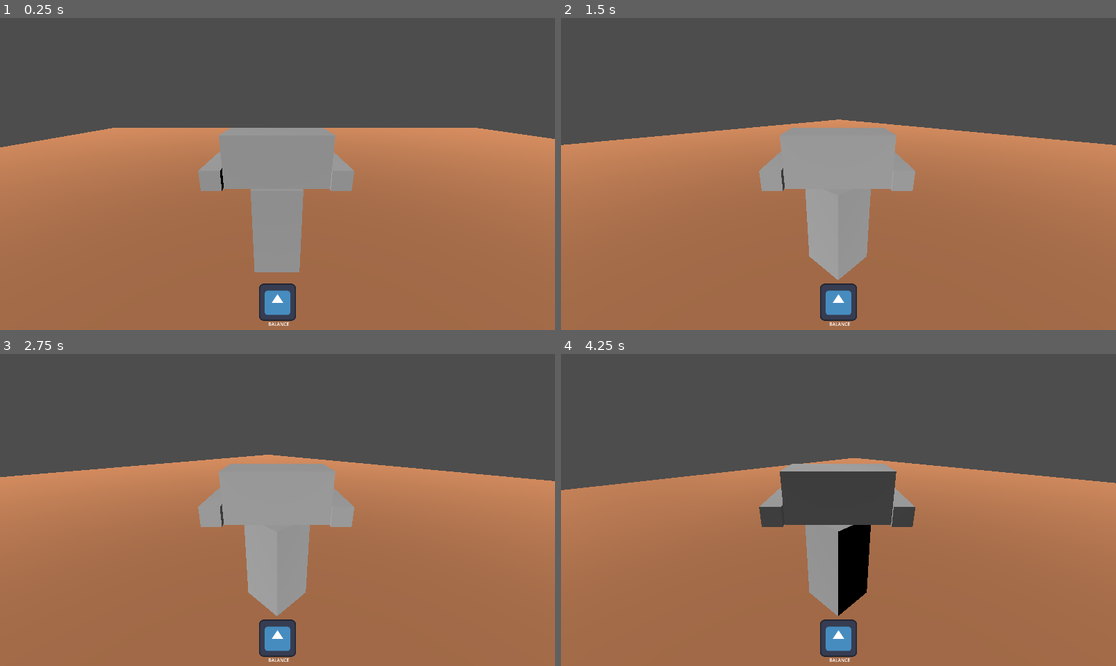
Above: before the commit, frames 1-4 (two rows, left to right).
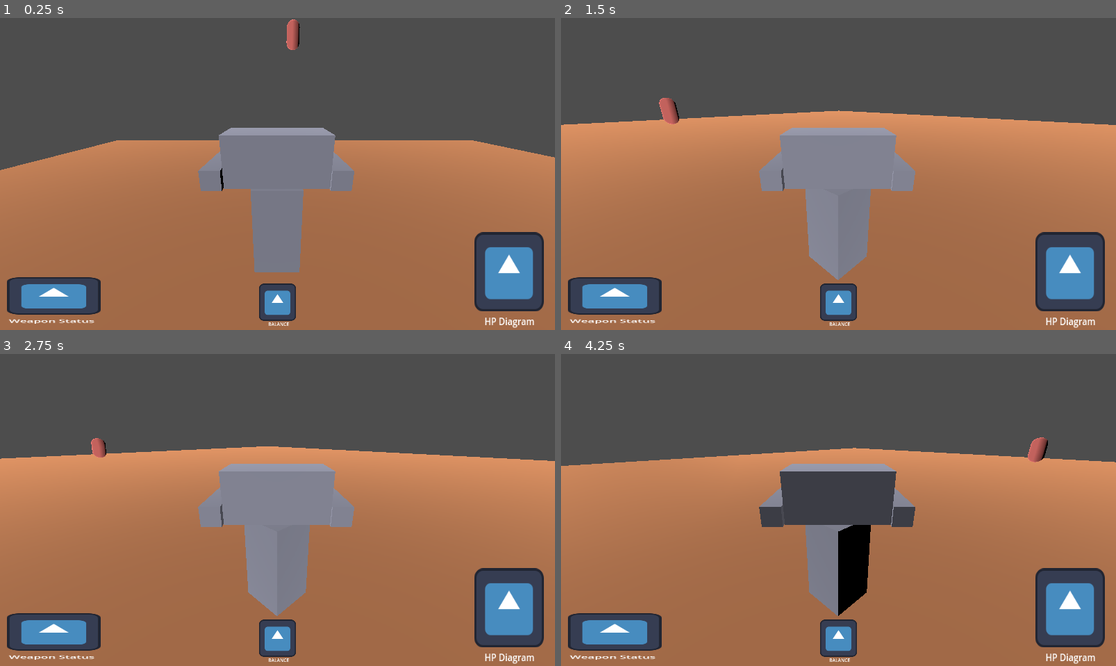
Above: after the commit, the same moments.

Repository: MatthewFyfe/MechOverFeels
Game: Godot game, scene res://Scenes/Debug_Test_Scene.tscn
The game is run twice, just before and just after one commit, with the same random seed, the same clock (stepped at 60 frames per second) and the same inputs. The engine's default icon, where the game draws it, is replaced by a stand-in: a white triangle on a blue panel in a dark square.
Inputs:
- Up to frame 1 (0.25 s): no input
- Up to frame 2 (1.5 s): hold Keypad 0 (fire_right) 0.53-1.28 s; hold Q (aim_left) 0.53-1.28 s; hold S (move_backward) from 1.28 s (still down); tap E (aim_right) at 1.35 s
- Up to frame 3 (2.75 s): release S (move_backward) at 2.03 s; hold Keypad 0 (fire_right) from 2.03 s (still down); hold Q (aim_left) from 2.03 s (still down)
- Up to frame 4 (4.25 s): tap Enter at 2.75 s; release Keypad 0 (fire_right) at 2.78 s; release Q (aim_left) at 2.78 s; hold W (move_forward) 2.78-3.53 s; tap E (aim_right) at 2.85 s; hold Space (fire_left) from 3.53 s (still down); hold Q (aim_left) from 3.53 s (still down)

The runs differ from the first frame. In frame 1, 11% of the frame differs, in the area x 0-100%, y 0-100%; in frame 2, 13%, in the area x 0-100%, y 25-100%; in frame 3, 13%; in frame 4, 12%.
Error in both runs: Invalid access of index '1' on a base object of type: 'PackedStringArray'. (res://Scenes/TTS_Test.gd:8)

Commit message:
tinker with enemies

Diff:
--- /dev/null
+++ b/mech-over-feels/Materials/enemy_material.tres
@@ -0,0 +1,4 @@
+[gd_resource type="StandardMaterial3D" format=3 uid="uid://dmflj5avbmagq"]
+
+[resource]
+albedo_color = Color(0.75569046, 0.36719337, 0.34542668, 1)
--- /dev/null
+++ b/mech-over-feels/Materials/mech_material.tres
@@ -0,0 +1,4 @@
+[gd_resource type="StandardMaterial3D" format=3 uid="uid://b8eaa8ifn847f"]
+
+[resource]
+albedo_color = Color(0.4918999, 0.49773747, 0.55857366, 1)
--- a/mech-over-feels/MechController.gd
+++ b/mech-over-feels/MechController.gd
@@ -26,6 +26,10 @@
 	_handle_torso_rotation(delta)
 	_handle_weapons(delta)
 
+func _apply_gravity(delta: float) -> void:
+	if not is_on_floor():
+		velocity.y -= 9.8
+
 func _handle_movement(delta: float) -> void:
 	var forward := Input.get_action_strength("move_forward") - Input.get_action_strength("move_backward")
 	var turn := Input.get_action_strength("turn_right") - Input.get_action_strength("turn_left")
@@ -36,6 +40,7 @@
 	# Move in body's forward direction
 	var forward_dir := -_body.global_transform.basis.x
 	velocity = forward_dir * (forward * move_speed)
+	_apply_gravity(delta)
 	move_and_slide()
 
 func _handle_torso_rotation(delta: float) -> void:
--- a/mech-over-feels/Scenes/Debug_Test_Scene.tscn
+++ b/mech-over-feels/Scenes/Debug_Test_Scene.tscn
@@ -1,9 +1,13 @@
-[gd_scene load_steps=6 format=3 uid="uid://cnrujoeaxghfr"]
+[gd_scene load_steps=8 format=3 uid="uid://cnrujoeaxghfr"]
 
 [ext_resource type="Script" uid="uid://bpy635b15qgt8" path="res://Scenes/TTS_Test.gd" id="1_aviqd"]
 [ext_resource type="Material" uid="uid://fj2uap88ifag" path="res://Materials/test_ground_material.tres" id="1_lp07w"]
 [ext_resource type="PackedScene" uid="uid://2uofqysof0ec" path="res://Scenes/MechCharacter.tscn" id="2_vc1rf"]
 [ext_resource type="PackedScene" uid="uid://v0joiov0itsu" path="res://Scenes/hud_ui.tscn" id="3_aky2o"]
+[ext_resource type="PackedScene" uid="uid://c3acmb77q5864" path="res://Scenes/enemy.tscn" id="5_ei7bx"]
+
+[sub_resource type="BoxShape3D" id="BoxShape3D_ei7bx"]
+size = Vector3(50, 1, 50)
 
 [sub_resource type="BoxMesh" id="BoxMesh_m653a"]
 size = Vector3(50, 1, 50)
@@ -15,14 +19,24 @@
 transform = Transform3D(1, 0, 0, 0, 1, 0, 0, 0, 1, 0, 13.112417, 0)
 light_angular_distance = 79.79
 
-[node name="Ground" type="MeshInstance3D" parent="."]
-transform = Transform3D(1, 0, 0, 0, 1, 0, 0, 0, 1, 0, -1, 0)
-material_override = ExtResource("1_lp07w")
-mesh = SubResource("BoxMesh_m653a")
-
 [node name="MechRoot" parent="." instance=ExtResource("2_vc1rf")]
-transform = Transform3D(1, 0, 0, 0, 1, 0, 0, 0, 1, 1.3872318, 2.1479416, 2.593813)
+transform = Transform3D(1, 0, 0, 0, 1, 0, 0, 0, 1, 1.3872318, 6.320811, 2.593813)
 
 [node name="CanvasLayer" type="CanvasLayer" parent="."]
 
 [node name="HUD_UI" parent="CanvasLayer" instance=ExtResource("3_aky2o")]
+
+[node name="Enemy" parent="." instance=ExtResource("5_ei7bx")]
+transform = Transform3D(1, 0, 0, 0, 1, 0, 0, 0, 1, -15.111565, 9.820931, 1.345459)
+
+[node name="Ground" type="StaticBody3D" parent="."]
+
+[node name="CollisionShape3D" type="CollisionShape3D" parent="Ground"]
+transform = Transform3D(1, 0, 0, 0, 1, 0, 0, 0, 1, 0, -1, 0)
+shape = SubResource("BoxShape3D_ei7bx")
+
+[node name="GroundMesh" type="MeshInstance3D" parent="Ground"]
+transform = Transform3D(1, 0, 0, 0, 1, 0, 0, 0, 1, 0, -1, 0)
+material_override = ExtResource("1_lp07w")
+mesh = SubResource("BoxMesh_m653a")
+skeleton = NodePath("../..")
--- a/mech-over-feels/Scenes/MechCharacter.tscn
+++ b/mech-over-feels/Scenes/MechCharacter.tscn
@@ -1,6 +1,9 @@
-[gd_scene load_steps=6 format=3 uid="uid://2uofqysof0ec"]
+[gd_scene load_steps=7 format=3 uid="uid://2uofqysof0ec"]
 
 [ext_resource type="Script" uid="uid://bm20ngvwcl77v" path="res://MechController.gd" id="1_ktbq0"]
+[ext_resource type="Material" uid="uid://b8eaa8ifn847f" path="res://Materials/mech_material.tres" id="2_nbti4"]
+
+[sub_resource type="CapsuleShape3D" id="CapsuleShape3D_ktbq0"]
 
 [sub_resource type="BoxMesh" id="BoxMesh_ktbq0"]
 size = Vector3(0.5, 1, 0.5)
@@ -11,37 +14,41 @@
 [sub_resource type="BoxMesh" id="BoxMesh_5dqdn"]
 size = Vector3(1, 0.2, 0.2)
 
-[sub_resource type="CapsuleShape3D" id="CapsuleShape3D_ktbq0"]
-
 [node name="MechRoot" type="CharacterBody3D"]
+collision_layer = 2
+collision_mask = 3
 script = ExtResource("1_ktbq0")
 body_path = NodePath("MechLowerBody")
 torso_path = NodePath("MechLowerBody/MechTorso")
+
+[node name="CollisionShape3D" type="CollisionShape3D" parent="."]
+shape = SubResource("CapsuleShape3D_ktbq0")
 
 [node name="MechLowerBody" type="Node3D" parent="."]
 
 [node name="MechLowerBodyMesh" type="MeshInstance3D" parent="MechLowerBody"]
 transform = Transform3D(1, 0, 0, 0, 1, 0, 0, 0, 1, 0, -0.30932963, 0)
+material_override = ExtResource("2_nbti4")
 mesh = SubResource("BoxMesh_ktbq0")
 
 [node name="MechTorso" type="Node3D" parent="MechLowerBody"]
 
 [node name="MechTorsoMesh" type="MeshInstance3D" parent="MechLowerBody/MechTorso"]
 transform = Transform3D(1, 0, 0, 0, 1, 0, 0, 0, 1, 0, 0.46299362, 0)
+material_override = ExtResource("2_nbti4")
 mesh = SubResource("BoxMesh_nbti4")
 
 [node name="MechArms" type="Node3D" parent="MechLowerBody/MechTorso"]
 
 [node name="MechArmLMesh" type="MeshInstance3D" parent="MechLowerBody/MechTorso/MechArms"]
 transform = Transform3D(1, 0, 0, 0, 1, 0, 0, 0, 1, -0.25746268, 0.28641975, 0.62340033)
+material_override = ExtResource("2_nbti4")
 mesh = SubResource("BoxMesh_5dqdn")
 
 [node name="MechArmRMesh" type="MeshInstance3D" parent="MechLowerBody/MechTorso/MechArms"]
 transform = Transform3D(1, 0, 0, 0, 1, 0, 0, 0, 1, -0.25746268, 0.28641975, -0.60923195)
+material_override = ExtResource("2_nbti4")
 mesh = SubResource("BoxMesh_5dqdn")
 
 [node name="Camera3D" type="Camera3D" parent="MechLowerBody/MechTorso"]
 transform = Transform3D(0.0020816918, -0.34346303, 0.9391639, 0.0007612967, 0.93916625, 0.34346217, -0.99999756, 5.82078e-11, 0.0022165317, 2, 1, 0)
-
-[node name="CollisionShape3D" type="CollisionShape3D" parent="."]
-shape = SubResource("CapsuleShape3D_ktbq0")
--- a/mech-over-feels/Scenes/TTS_Test.gd
+++ b/mech-over-feels/Scenes/TTS_Test.gd
@@ -6,8 +6,6 @@
 	# Pick a voice. Here, we arbitrarily pick the first English voice.
 	var voices = DisplayServer.tts_get_voices_for_language("en")
 	var voice_id = voices[1]
-
-	DisplayServer.tts_speak("Hello, world!", voice_id)
 
 	DisplayServer.tts_speak("Reactor, online.", voice_id)
 	DisplayServer.tts_speak("Sensors, online.", voice_id)
--- /dev/null
+++ b/mech-over-feels/Scenes/enemy.gd
@@ -0,0 +1,47 @@
+extends RigidBody3D
+
+@export var move_speed: float = 2.5
+
+enum enemyState {IDLE, PATROL, ATTACK}
+var currentState = enemyState.PATROL
+var goalLocation:Vector3 = position
+var distanceThreshold = 1
+
+
+# Called when the node enters the scene tree for the first time.
+func _ready() -> void:
+	pass # Replace with function body.
+
+
+# Called every frame. 'delta' is the elapsed time since the previous frame.
+func _process(delta: float) -> void:
+	match currentState:
+		enemyState.IDLE:
+			goalLocation = position
+		enemyState.PATROL:
+			#move randomly to nearby place, or select a new target if we are there
+			if(_at_destination()):
+				_select_new_goal()
+			else:
+				_move_towards_goal()
+		enemyState.ATTACK:
+			#move towards player and shoot at them
+				_attack_player()
+
+func _at_destination() -> bool:
+	var distance:Vector3 = position - goalLocation
+	if(abs(distance.x) < distanceThreshold and abs(distance.z) < distanceThreshold):
+		return true
+	return false
+
+func _move_towards_goal() -> void:
+	var direction = (position + goalLocation).normalized()
+	apply_central_force(direction * move_speed)
+
+func _select_new_goal() -> void:
+	var randX = randi_range(-5, 5)
+	var randZ = randi_range(-5, 5)
+	goalLocation = Vector3(position.x + randX, position.y, position.z + randZ);
+
+func _attack_player() -> void:
+	pass
--- /dev/null
+++ b/mech-over-feels/Scenes/enemy.tscn
@@ -0,0 +1,18 @@
+[gd_scene load_steps=5 format=3 uid="uid://c3acmb77q5864"]
+
+[ext_resource type="Script" uid="uid://cfm3qwklsp6wu" path="res://Scenes/enemy.gd" id="1_1f0kj"]
+[ext_resource type="Material" uid="uid://dmflj5avbmagq" path="res://Materials/enemy_material.tres" id="1_hghv2"]
+
+[sub_resource type="CapsuleShape3D" id="CapsuleShape3D_afpow"]
+
+[sub_resource type="CapsuleMesh" id="CapsuleMesh_1f0kj"]
+
+[node name="Enemy" type="RigidBody3D"]
+script = ExtResource("1_1f0kj")
+
+[node name="CollisionShape3D" type="CollisionShape3D" parent="."]
+shape = SubResource("CapsuleShape3D_afpow")
+
+[node name="MeshInstance3D" type="MeshInstance3D" parent="."]
+material_override = ExtResource("1_hghv2")
+mesh = SubResource("CapsuleMesh_1f0kj")
--- a/mech-over-feels/Scenes/hud_ui.tscn
+++ b/mech-over-feels/Scenes/hud_ui.tscn
@@ -4,13 +4,37 @@
 
 [node name="HUD_UI" type="Node2D"]
 
-[node name="Label" type="Label" parent="."]
-offset_left = 928.0
-offset_top = 1048.0
-offset_right = 1000.0
-offset_bottom = 1071.0
-text = "BALANCE"
-
 [node name="BalanceOMeter" type="Sprite2D" parent="."]
 position = Vector2(960, 984)
 texture = ExtResource("1_eotbt")
+
+[node name="Balance_Label" type="Label" parent="BalanceOMeter"]
+offset_left = -32.0
+offset_top = 64.0
+offset_right = 40.0
+offset_bottom = 87.0
+text = "BALANCE"
+
+[node name="MechHP" type="Sprite2D" parent="."]
+position = Vector2(1761, 879)
+scale = Vector2(1.8828125, 2.140625)
+texture = ExtResource("1_eotbt")
+
+[node name="HP_Label" type="Label" parent="MechHP"]
+offset_left = -45.0
+offset_top = 68.0
+offset_right = 47.0
+offset_bottom = 91.0
+text = "HP Diagram"
+
+[node name="WeaponStatus" type="Sprite2D" parent="."]
+position = Vector2(185.99998, 962)
+scale = Vector2(2.546875, 1)
+texture = ExtResource("1_eotbt")
+
+[node name="Weapon_Label" type="Label" parent="WeaponStatus"]
+offset_left = -61.251526
+offset_top = 75.0
+offset_right = 55.748474
+offset_bottom = 98.0
+text = "Weapon Status"
Not shown, added: mech-over-feels/Scenes/enemy.gd.uid
